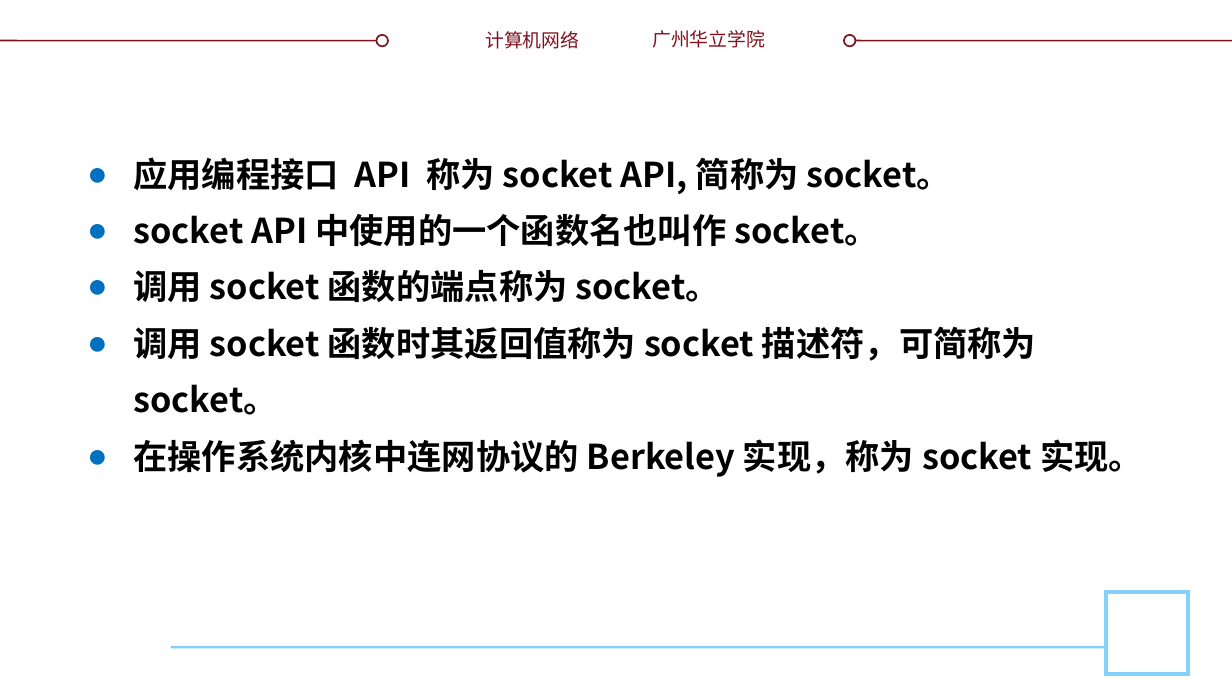
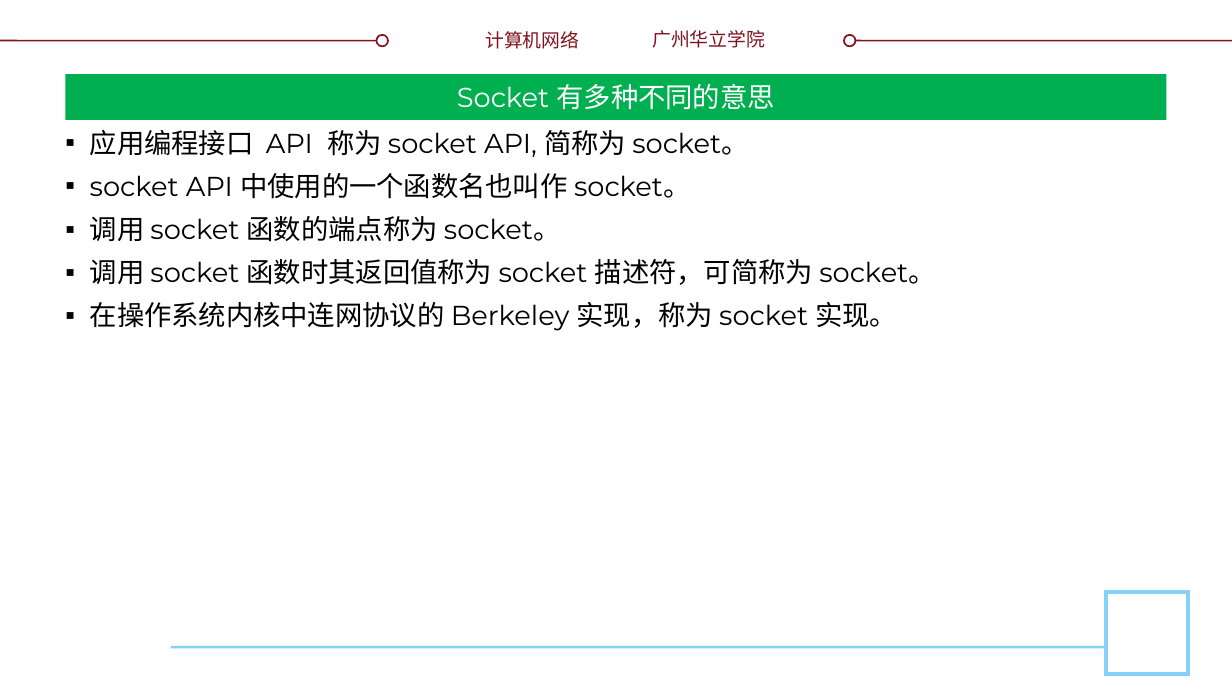
Before and after one commit to glplaman/glplaman.github.io, a slide deck: slide 45 of network/ppt/chap5.pptx (slide 44 before the commit). Drawn at 1232x693 pixels with LibreOffice and Linux fonts; fonts in the diff are those of the drawing; background and template pictures are left out. Boxes give left, top, right and bottom in pixels: in the first picture for what was removed or moved away, otherwise in the second. Text is boxed around its words. In the diff, an @@ line names an element or a change of style, - is before the commit and + after.

```diff
--- a/network/ppt/chap5.pptx
+++ b/network/ppt/chap5.pptx
@@ title "Socket 有多种不同的意思": place and size @@
-title "Socket 有多种不同的意思" at bbox=[398, 80, 835, 134]
+title "Socket 有多种不同的意思" at bbox=[65, 74, 1167, 120]
@@ title "Socket 有多种不同的意思" at bbox=[65, 74, 1167, 120]: size 20 to 16 pt, font Noto Sans CJK SC to Montserrat, bold off; vertical alignment top to middle; fill none to #00B050 @@
@@ text "应用编程接口 API 称为 socket API, ...": place and size @@
-text "应用编程接口 API 称为 socket API, ..." at bbox=[133, 157, 1143, 477]
+text "应用编程接口 API 称为 socket API, ..." at bbox=[90, 130, 935, 331]
@@ text "应用编程接口 API 称为 socket API, ..." at bbox=[90, 130, 935, 331]: size 20 to 16 pt, font Noto Sans CJK SC to Montserrat, bold off; alignment left to justified; bullet ● to ▪; line spacing 33pt to 1; more space between paragraphs @@
```
Also in this commit, not shown: 43 other slides changed, 1 slide added, 9 other files.
